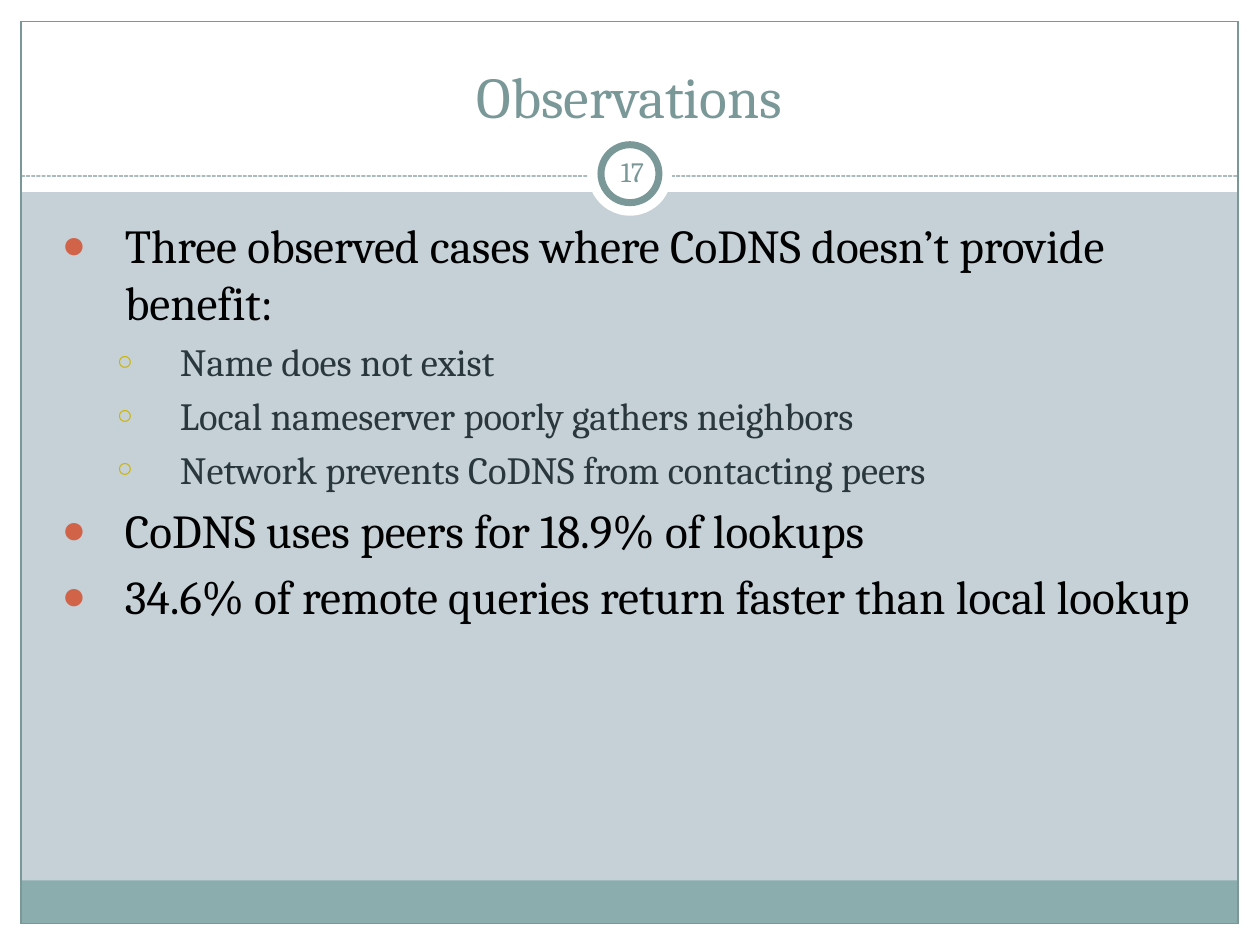
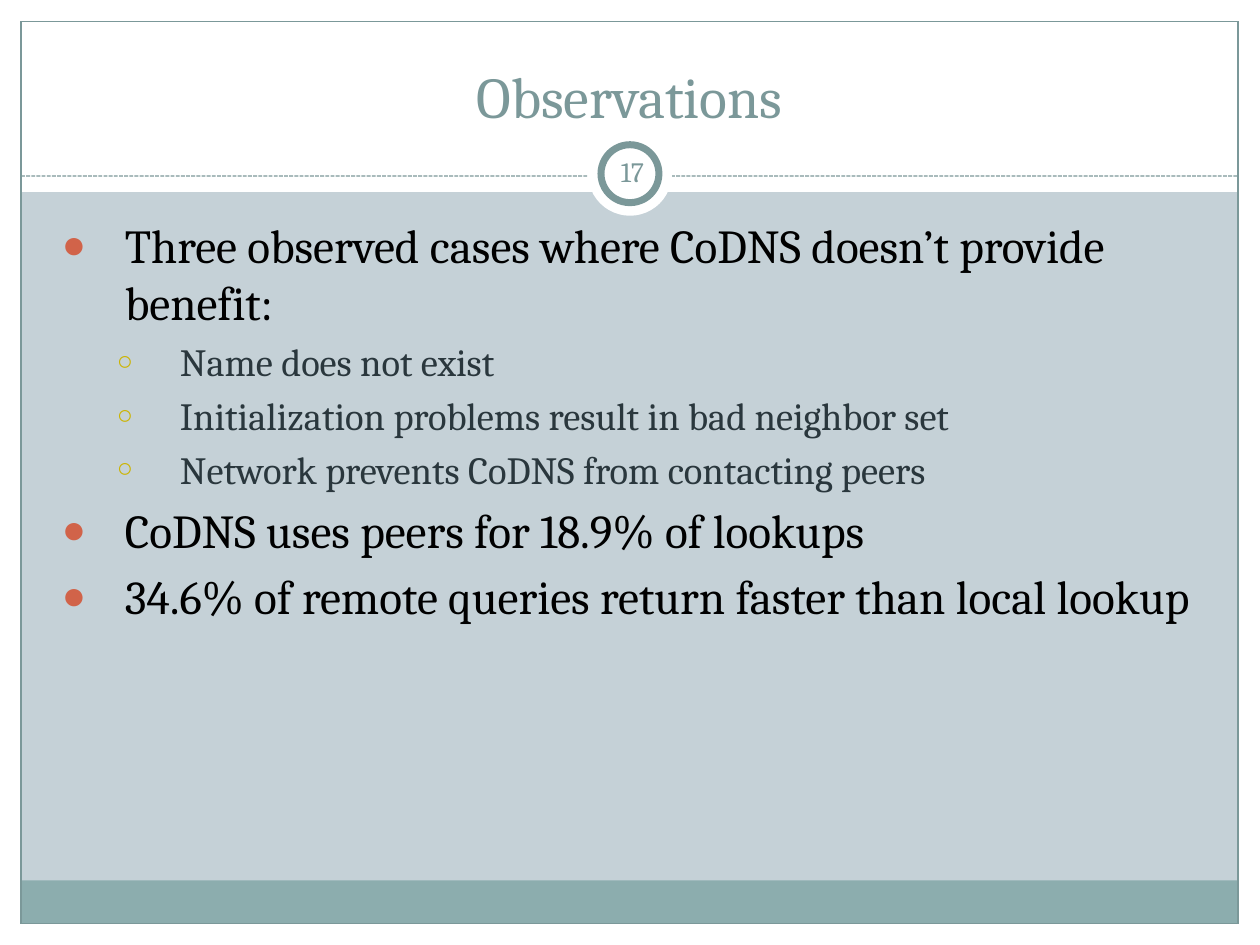
Before and after one commit to cs525-koala/documents, a slide deck: slide 17 of p2p/P2P Apps.pptx. Drawn at 1260x945 pixels with LibreOffice and Linux fonts; fonts in the diff are those of the drawing. Boxes give left, top, right and bottom in pixels: in the first picture for what was removed or moved away, otherwise in the second. Text is boxed around its words. In the diff, an @@ line names an element or a change of style, - is before the commit and + after.

```diff
--- a/p2p/P2P Apps.pptx
+++ b/p2p/P2P Apps.pptx
@@ text at [180,403,948,439]: text changed @@
-  ○ Local nameserver poorly gathers neighbors
+  ○ Initialization problems result in bad neighbor set
```
Also in this commit, not shown: 15 other slides changed.
